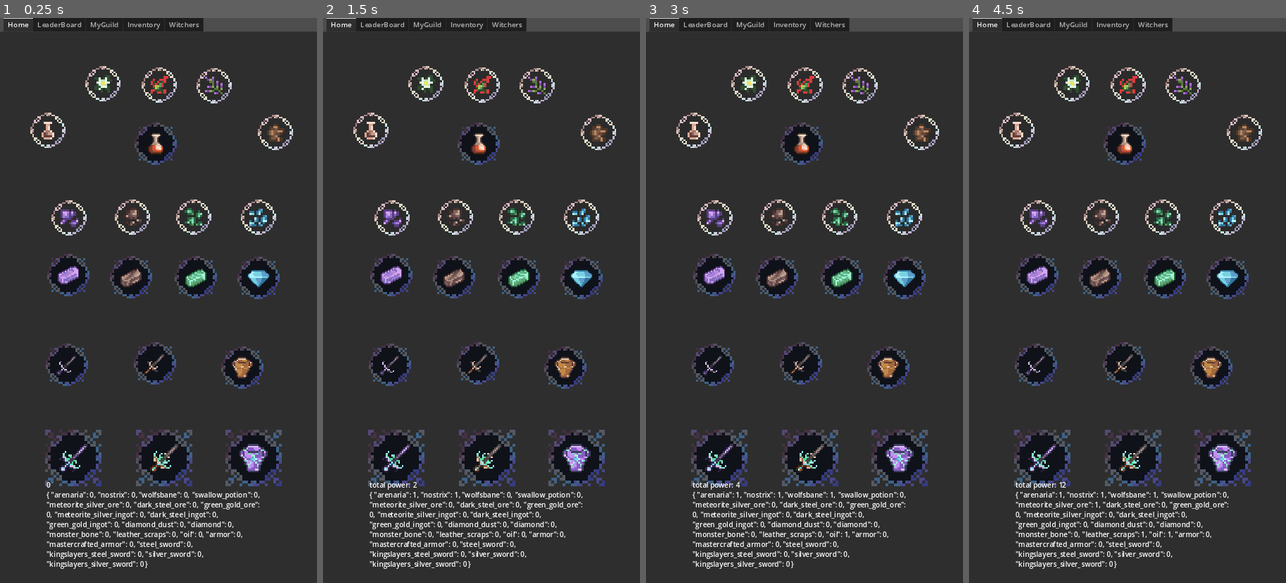
Above: before the commit, frames 1-4 (left to right).
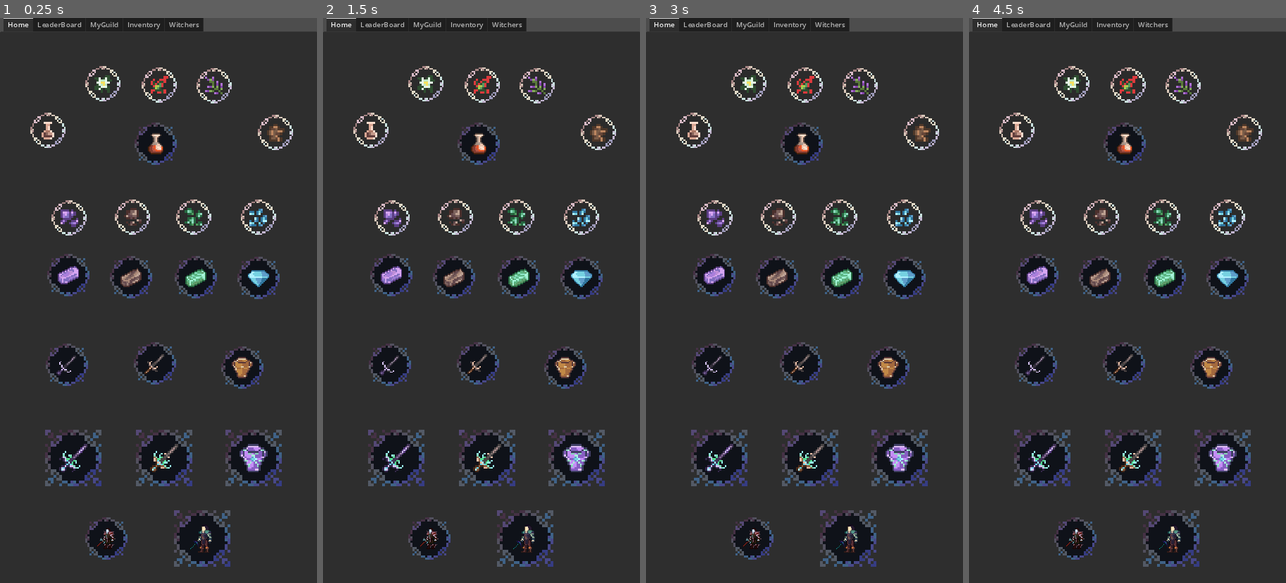
Above: after the commit, the same moments.

Repository: alexg-lviv/Mori-Bazius-Frontend
Game: Godot game, scene res://src/scenes/Main.tscn
Same seed, same stepped clock (60 frames per second), same inputs: the game is played once before the commit and once after it.
Inputs (mouse positions are in pixels of both pictures, inside the frame that each line leads up to):
- Up to frame 1 (0.25 s): no input
- Up to frame 2 (1.5 s): click (424, 85) at 0.5 s; click (481, 85) at 1.25 s
- Up to frame 3 (3 s): click (861, 85) at 2 s; click (693, 131) at 2.75 s
- Up to frame 4 (4.5 s): click (1244, 131) at 3.5 s; click (1038, 215) at 4.25 s

The runs differ from the first frame. In frame 1, 3.6% of the frame differs, in the area x 14-82%, y 82-98%; in frame 2, 3.7%; in frame 3, 3.7%; in frame 4, 3.7%.

Commit message:
Add hunters

Diff:
--- a/src/src/scenes/Home.tscn
+++ b/src/src/scenes/Home.tscn
@@ -186,13 +186,28 @@
 offset_bottom = 982.0
 _name = "mastercrafted_armor"
 
+[node name="CreateHunter" parent="Craftables" instance=ExtResource("2_v22mh")]
+offset_left = 194.0
+offset_top = 1100.0
+offset_right = 274.0
+offset_bottom = 1180.0
+_name = "hunter"
+
+[node name="UpgradeHunter" parent="Craftables" instance=ExtResource("3_h8h33")]
+offset_left = 396.0
+offset_top = 1085.0
+offset_right = 476.0
+offset_bottom = 1165.0
+_name = "master"
+
 [node name="ItemsText" type="RichTextLabel" parent="."]
+visible = false
 custom_minimum_size = Vector2(500, 100)
 layout_mode = 0
-offset_left = 105.0
-offset_top = 1015.0
-offset_right = 605.0
-offset_bottom = 1279.0
+offset_left = 147.0
+offset_top = 525.0
+offset_right = 647.0
+offset_bottom = 789.0
 
 [node name="SaveTimer" type="Timer" parent="."]
 wait_time = 30.0
--- a/src/src/scenes/Witchers.tscn
+++ b/src/src/scenes/Witchers.tscn
@@ -1,4 +1,7 @@
-[gd_scene format=3 uid="uid://dqjlspcnkeumw"]
+[gd_scene load_steps=3 format=3 uid="uid://dqjlspcnkeumw"]
+
+[ext_resource type="PackedScene" uid="uid://ce2attkcv2r11" path="res://src/scenes/buttons/Craftable.tscn" id="1_5ptj6"]
+[ext_resource type="PackedScene" uid="uid://dfy2ac8nab5dc" path="res://src/scenes/buttons/Upgrades.tscn" id="2_xjioo"]
 
 [node name="Witchers" type="Control"]
 layout_mode = 3
@@ -7,3 +10,19 @@
 anchor_bottom = 1.0
 grow_horizontal = 2
 grow_vertical = 2
+
+[node name="Create" parent="." instance=ExtResource("1_5ptj6")]
+layout_mode = 0
+offset_left = 246.0
+offset_top = 198.0
+offset_right = 326.0
+offset_bottom = 278.0
+_name = "hunter"
+
+[node name="Upgrade" parent="." instance=ExtResource("2_xjioo")]
+layout_mode = 0
+offset_left = 243.0
+offset_top = 372.0
+offset_right = 323.0
+offset_bottom = 452.0
+_name = "master"
--- a/src/src/singletons/Events.gd
+++ b/src/src/singletons/Events.gd
@@ -8,6 +8,8 @@
 
 
 signal update_qty(item: String, qty_delta: int)
+
+signal add_hunter(upgrade: int)
 
 signal save()
 
--- a/src/src/singletons/Items.gd
+++ b/src/src/singletons/Items.gd
@@ -152,6 +152,28 @@
 			"silver_sword": 1,
 		},
 	},
+
+	"hunter": {
+		"power": 10000, # TODO,
+		"sprite": preload("res://art/hunters/hunter.png"),
+		"requirements": {
+				"swallow_potion": 10,
+				"silver_sword": 1,
+				"steel_sword": 1,
+				"armor": 1,
+		},
+	},
+
+	"master": {
+		"power": 100000, # TODO,
+		"sprite": preload("res://art/hunters/master.png"),
+		"requirements": {
+				"swallow_potion": 10,
+				"silver_sword": 1,
+				"steel_sword": 1,
+				"armor": 1,
+		},
+	},
 }
 
 
@@ -185,4 +207,7 @@
 
 	"silver_sword": 0,
 	"kingslayers_silver_sword": 0,
+
+	"hunter": 0,
+	"master": 0,
 }
--- a/src/src/singletons/Stats.gd
+++ b/src/src/singletons/Stats.gd
@@ -4,7 +4,19 @@
 
 var power := 0
 
-var hunters_0 := 0
-var hunters_1 := 0
-var hunters_2 := 0
-var hunters_3 := 0
+var hunters_qty := 0
+var masters_qty := 0
+
+const hunters_requirements: Dictionary = {
+	"swallow_potion": 10,
+	"silver_sword": 1,
+	"steel_sword": 1,
+	"armor": 1,
+}
+
+const masters_requirements: Dictionary = {
+	"swallow_potion": 10,
+	"kingslayers_silver_sword": 1,
+	"kingslayers_steel_sword": 1,
+	"mastercrafted_armor": 1,
+}
Renamed: src/art/witchers/bat_school.png -> src/art/hunters/hunter.png
Not shown, changed: src/art/hunters/hunter.png.import
Renamed: src/art/witchers/lizard_school.png -> src/art/hunters/master.png
Not shown, changed: src/art/hunters/master.png.import
